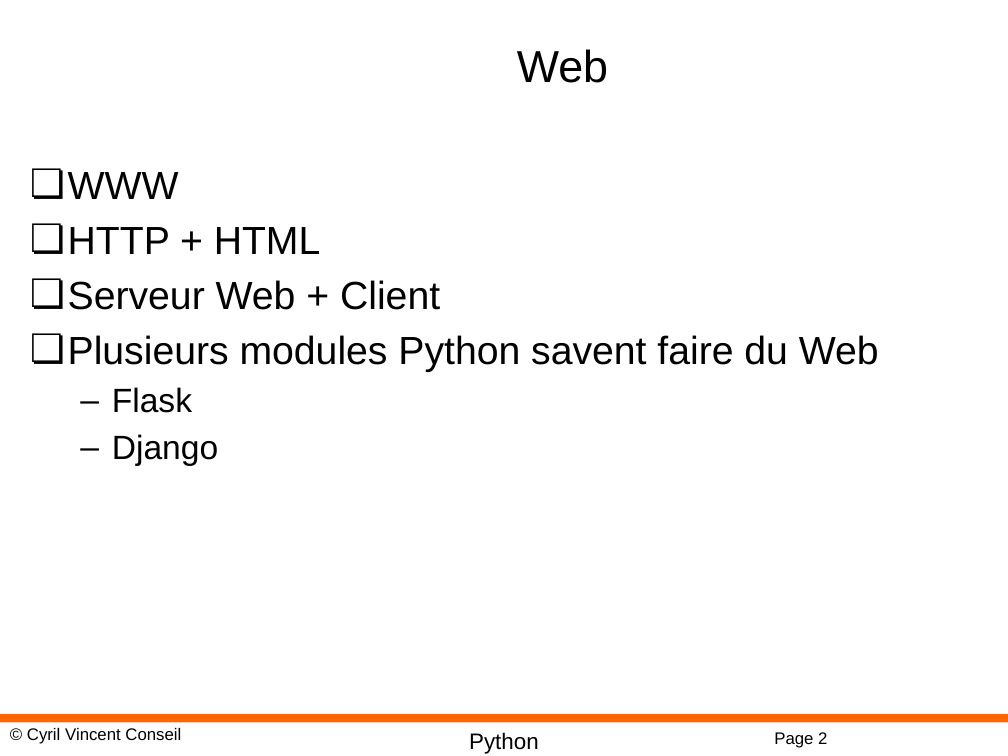
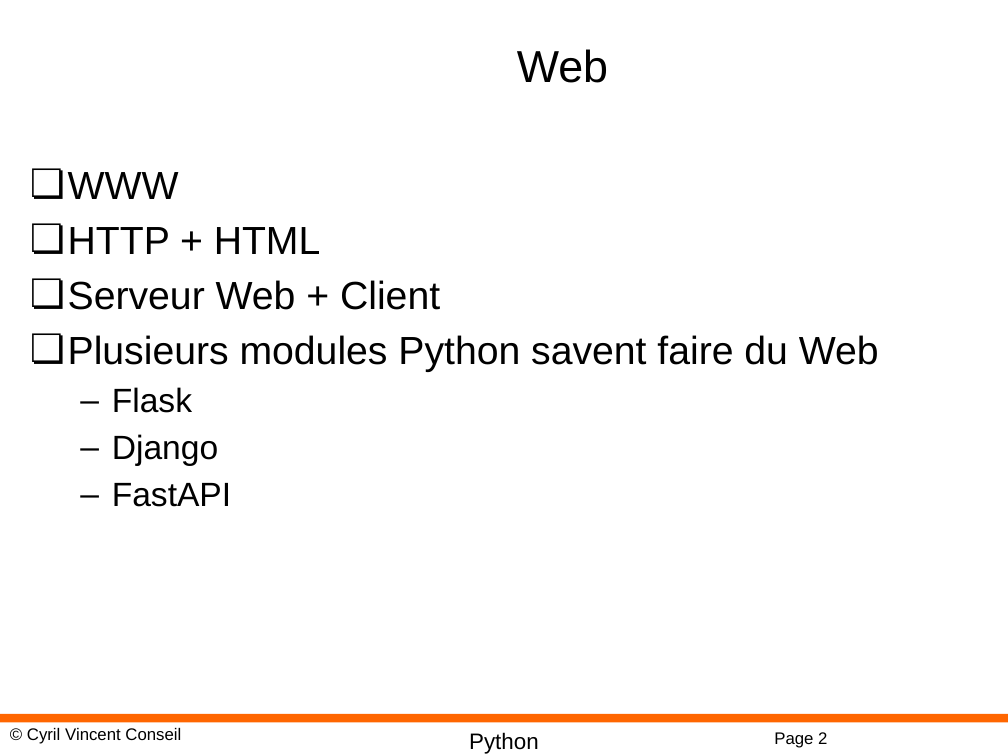
Before and after one commit to cyrilvincent/python, a slide deck: slide 2 of ppt/Python18-Web.pptx. Drawn at 1008x756 pixels with LibreOffice and Linux fonts; fonts in the diff are those of the drawing; background and template pictures are left out. Boxes give left, top, right and bottom in pixels: in the first picture for what was removed or moved away, otherwise in the second. Text is boxed around its words. In the diff, an @@ line names an element or a change of style, - is before the commit and + after.

```diff
--- a/ppt/Python18-Web.pptx
+++ b/ppt/Python18-Web.pptx
@@ text at (112, 483, 231, 507): paragraph added @@
+  – FastAPI
```
Also in this commit, not shown: 2 other files.
